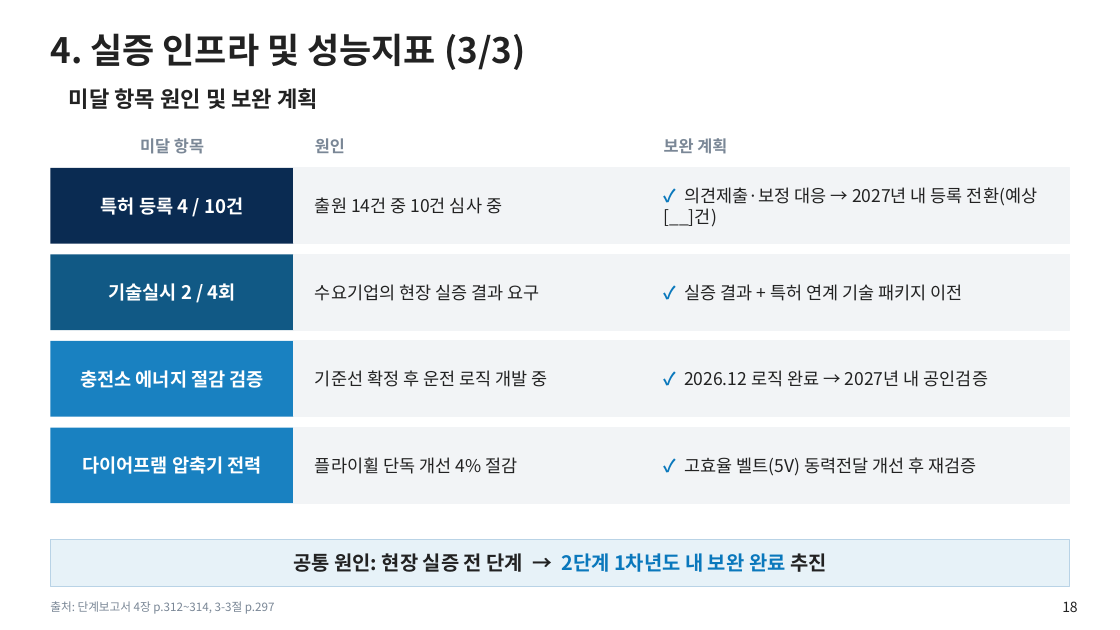
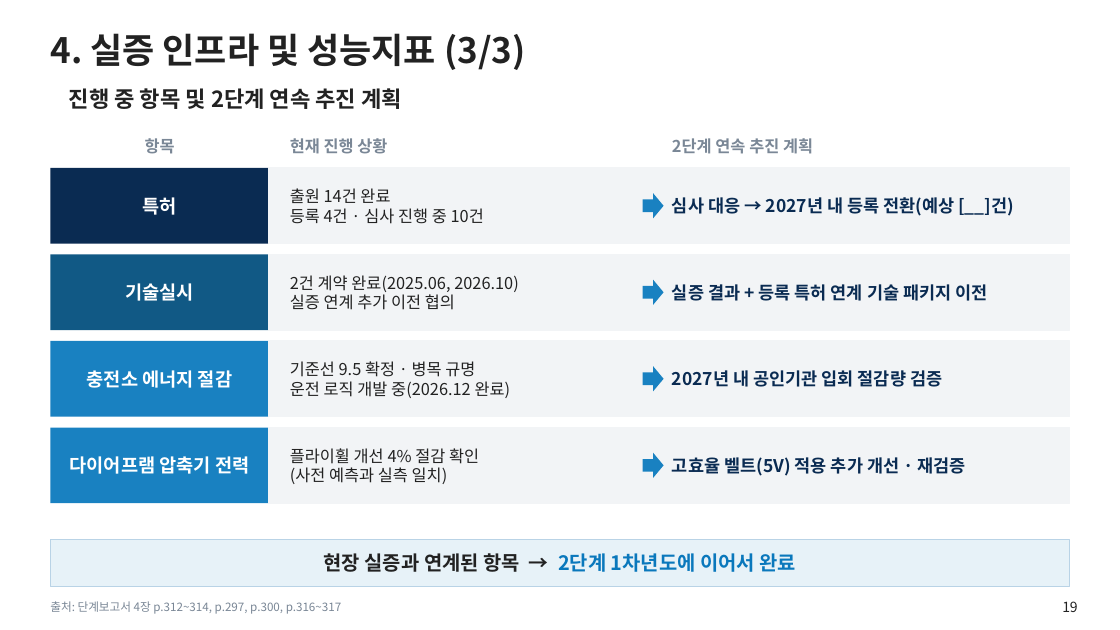
Before and after one commit to jungdw180-debug/h2, a slide deck: slide 19 of slides/1단계_단계평가_본평가판.pptx (slide 18 before the commit). Drawn at 1120x630 pixels with LibreOffice and Linux fonts; fonts in the diff are those of the drawing; background and template pictures are left out. Boxes give left, top, right and bottom in pixels: in the first picture for what was removed or moved away, otherwise in the second. Text is boxed around its words. In the diff, an @@ line names an element or a change of style, - is before the commit and + after.

```diff
--- a/slides/1단계_단계평가_본평가판.pptx
+++ b/slides/1단계_단계평가_본평가판.pptx
@@ text at (x1=69, y1=88, x2=402, y2=109): text changed @@
-미달 항목 원인 및 보완 계획
+진행 중 항목 및 2단계 연속 추진 계획
@@ text at (x1=145, y1=138, x2=175, y2=154): text changed @@
-미달 항목
+항목
@@ text at (x1=290, y1=138, x2=387, y2=154): text changed @@
-원인
+현재 진행 상황
@@ text at (x1=672, y1=138, x2=813, y2=154): text changed @@
-보완 계획
+2단계 연속 추진 계획
@@ rectangle "특허" resized from (x1=50, y1=168, x2=294, y2=244) to (x1=50, y1=168, x2=269, y2=244) @@
@@ rectangle resized from (x1=294, y1=168, x2=1070, y2=244) to (x1=269, y1=168, x2=1070, y2=244) @@
@@ text in rectangle at (x1=142, y1=197, x2=176, y2=215): text changed @@
-특허 등록 4 / 10건
+특허
@@ text at (x1=290, y1=188, x2=484, y2=224): text changed; size 15 to 14 pt @@
-출원 14건 중 10건 심사 중
+출원 14건 완료
+등록 4건 · 심사 진행 중 10건
@@ right arrow added at (x1=643, y1=193, x2=664, y2=218), fill #1981C1 @@
@@ text at (x1=672, y1=197, x2=1014, y2=216): text changed; text colour #222222 to #0A2B52; bold on @@
-✓ 의견제출·보정 대응 → 2027년 내 등록 전환(예상 [__]건)
+심사 대응 → 2027년 내 등록 전환(예상 [__]건)
@@ rectangle "기술실시" resized from (x1=50, y1=255, x2=294, y2=330) to (x1=50, y1=255, x2=269, y2=330) @@
@@ rectangle resized from (x1=294, y1=255, x2=1070, y2=330) to (x1=269, y1=255, x2=1070, y2=330) @@
@@ text in rectangle at (x1=125, y1=283, x2=193, y2=301): text changed @@
-기술실시 2 / 4회
+기술실시
@@ text at (x1=290, y1=275, x2=519, y2=310): text changed; size 15 to 14 pt @@
-수요기업의 현장 실증 결과 요구
+2건 계약 완료(2025.06, 2026.10)
+실증 연계 추가 이전 협의
@@ right arrow added at (x1=643, y1=280, x2=664, y2=305), fill #1981C1 @@
@@ text at (x1=672, y1=284, x2=987, y2=301): text changed; text colour #222222 to #0A2B52; bold on @@
-✓ 실증 결과 + 특허 연계 기술 패키지 이전
+실증 결과 + 등록 특허 연계 기술 패키지 이전
@@ rectangle "충전소 에너지 절감" resized from (x1=50, y1=341, x2=294, y2=417) to (x1=50, y1=341, x2=269, y2=417) @@
@@ rectangle resized from (x1=294, y1=341, x2=1070, y2=417) to (x1=269, y1=341, x2=1070, y2=417) @@
@@ text in rectangle at (x1=87, y1=370, x2=232, y2=388): text changed @@
-충전소 에너지 절감 검증
+충전소 에너지 절감
@@ text at (x1=290, y1=361, x2=511, y2=398): text changed; size 15 to 14 pt @@
-기준선 확정 후 운전 로직 개발 중
+기준선 9.5 확정 · 병목 규명
+운전 로직 개발 중(2026.12 완료)
@@ right arrow added at (x1=643, y1=366, x2=664, y2=392), fill #1981C1 @@
@@ text at (x1=672, y1=370, x2=942, y2=387): text changed; text colour #222222 to #0A2B52; bold on @@
-✓ 2026.12 로직 완료 → 2027년 내 공인검증
+2027년 내 공인기관 입회 절감량 검증
@@ rectangle "다이어프램 압축기 전력" resized from (x1=50, y1=428, x2=294, y2=503) to (x1=50, y1=428, x2=269, y2=503) @@
@@ rectangle resized from (x1=294, y1=428, x2=1070, y2=503) to (x1=269, y1=428, x2=1070, y2=503) @@
@@ text at (x1=290, y1=448, x2=479, y2=484): text changed; size 15 to 14 pt @@
-플라이휠 단독 개선 4% 절감
+플라이휠 개선 4% 절감 확인
+(사전 예측과 실측 일치)
@@ right arrow added at (x1=643, y1=453, x2=664, y2=478), fill #1981C1 @@
@@ text at (x1=672, y1=457, x2=966, y2=476): text changed; text colour #222222 to #0A2B52; bold on @@
-✓ 고효율 벨트(5V) 동력전달 개선 후 재검증
+고효율 벨트(5V) 적용 추가 개선 · 재검증
@@ text in rectangle at (x1=324, y1=553, x2=797, y2=572): text changed; text colour #222222 to #0A78BC @@
-공통 원인: 현장 실증 전 단계 → 2단계 1차년도 내 보완 완료 추진
+현장 실증과 연계된 항목 → 2단계 1차년도에 이어서 완료
@@ text at (x1=50, y1=601, x2=342, y2=614): text changed @@
-출처: 단계보고서 4장 p.312~314, 3-3절 p.297
+출처: 단계보고서 4장 p.312~314, p.297, p.300, p.316~317
@@ page number at (x1=1062, y1=601, x2=1078, y2=612): text changed @@
-18
+19
```
Also in this commit, not shown: 13 other slides changed, 1 slide added, 8 other files.
